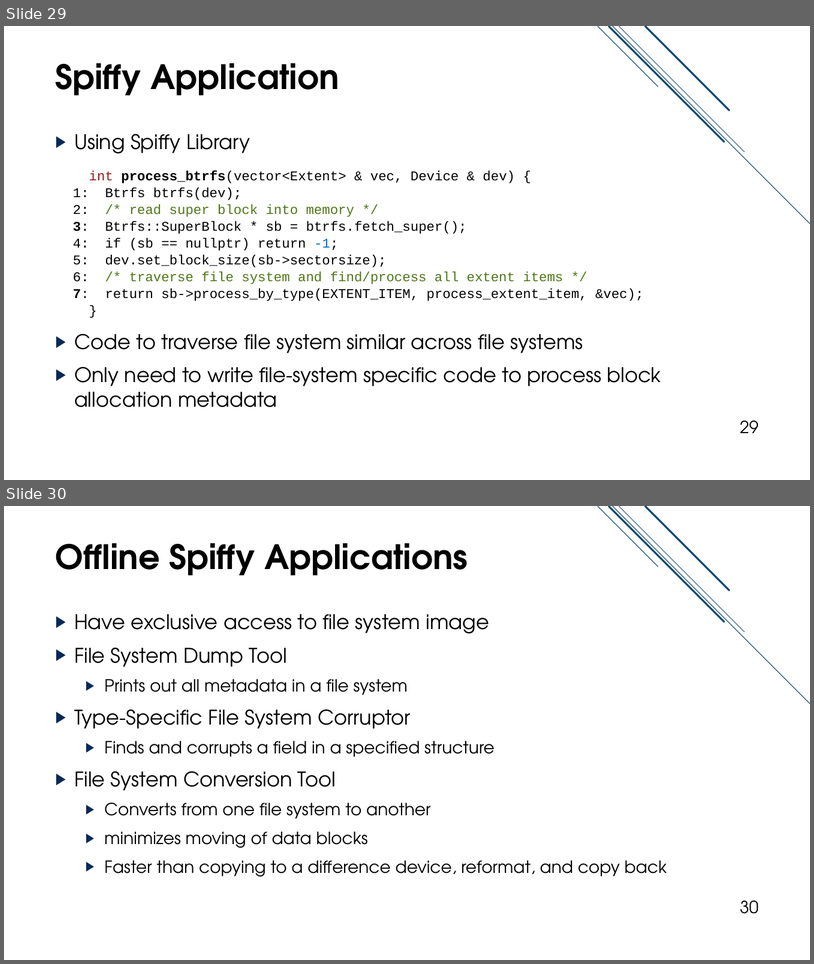
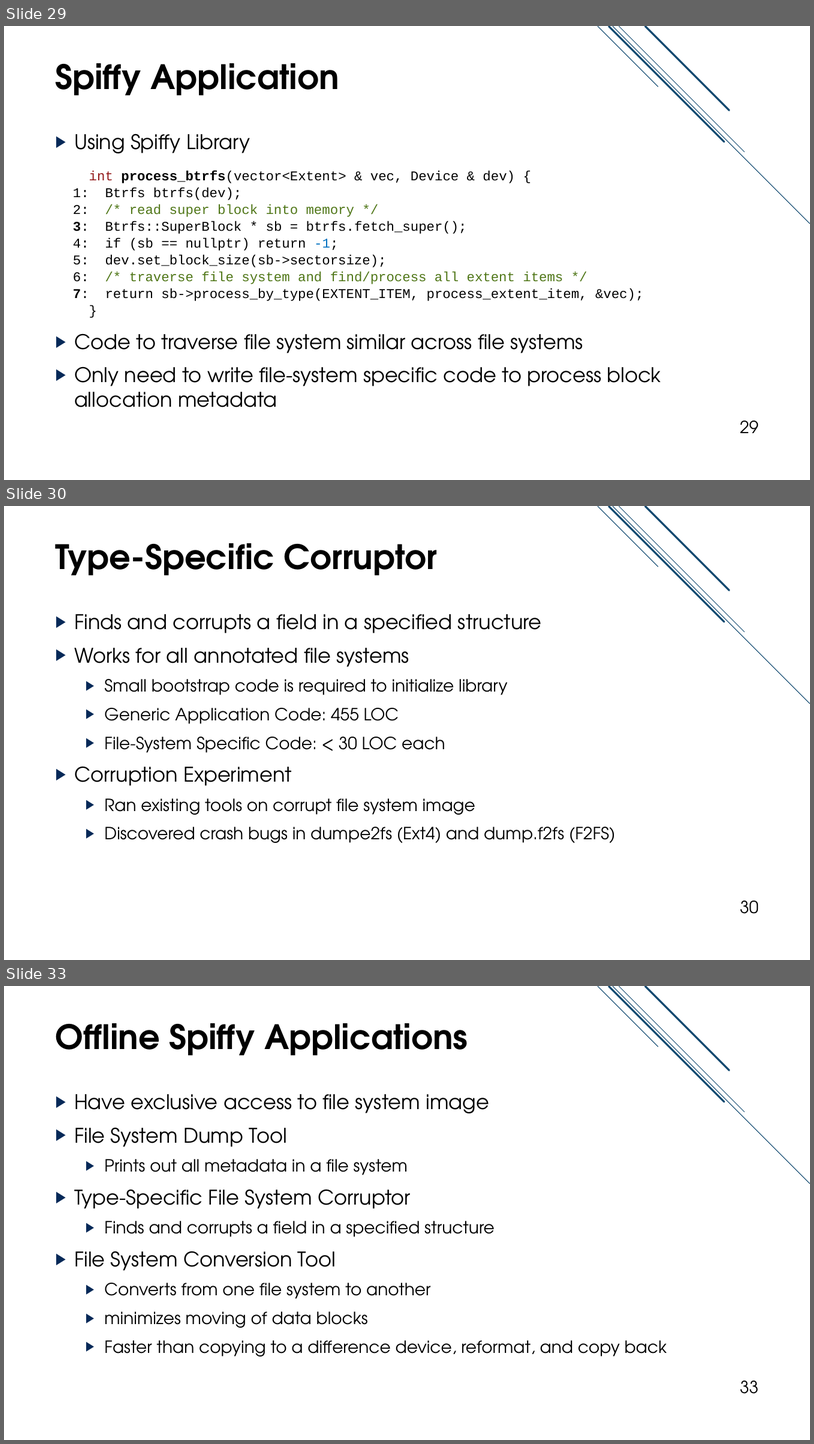
Before and after one commit to jacksun007/spiffy-paper, a slide deck: talk/spiffy_talk.pptx. Shown one above the other, each under a label of ours: slides 29 and 30 before the commit, slides 29, 30 and 33 after it; the slides between them are not shown. The pictures are 814x964 and 814x1444 pixels, drawn with LibreOffice and Linux fonts; fonts in the diff are those of the drawing. Boxes give left, top, right and bottom in pixels: in the first picture for what was removed or moved away, otherwise in the second. Text is boxed around its words. In the diff, an @@ line names an element or a change of style, - is before the commit and + after.

Commit message:
added type-specific corruptor section

```diff
--- a/talk/spiffy_talk.pptx
+++ b/talk/spiffy_talk.pptx
@@ slide 30 added at <box>4,506,810,960</box>, background #FFFFFF; not listed: 5 template elements that a slide beside it also shows @@
@@ title added at <box>56,543,438,576</box>, 40 pt, text #000000, bold @@
+Type-Specific Corruptor
@@ text added at <box>74,614,615,843</box>, 20 pt, text #000000 @@
+▶ Finds and corrupts a field in a specified structure
+▶ Works for all annotated file systems
+  ▶ Small bootstrap code is required to initialize library
+  ▶ Generic Application Code: 455 LOC
+  ▶ File-System Specific Code: < 30 LOC each
+▶ Corruption Experiment
+  ▶ Ran existing tools on corrupt file system image
+  ▶ Discovered crash bugs in dumpe2fs (Ext4) and dump.f2fs (F2FS)
@@ page number added at <box>740,900,759,913</box>, 20 pt, text #000000 @@
+30
@@ what was slide 30 is now slide 33 @@
@@ page number at <box>740,1380,759,1393</box>: text changed @@
-30
+33
```
Also in this commit, not shown: 5 slides changed, 2 other slides added, 1 other file.
